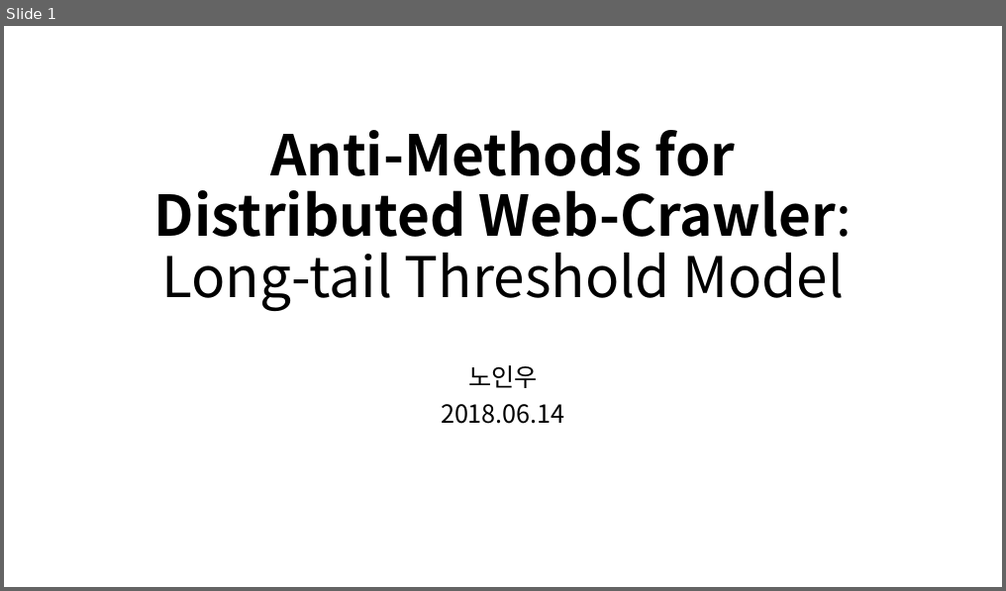
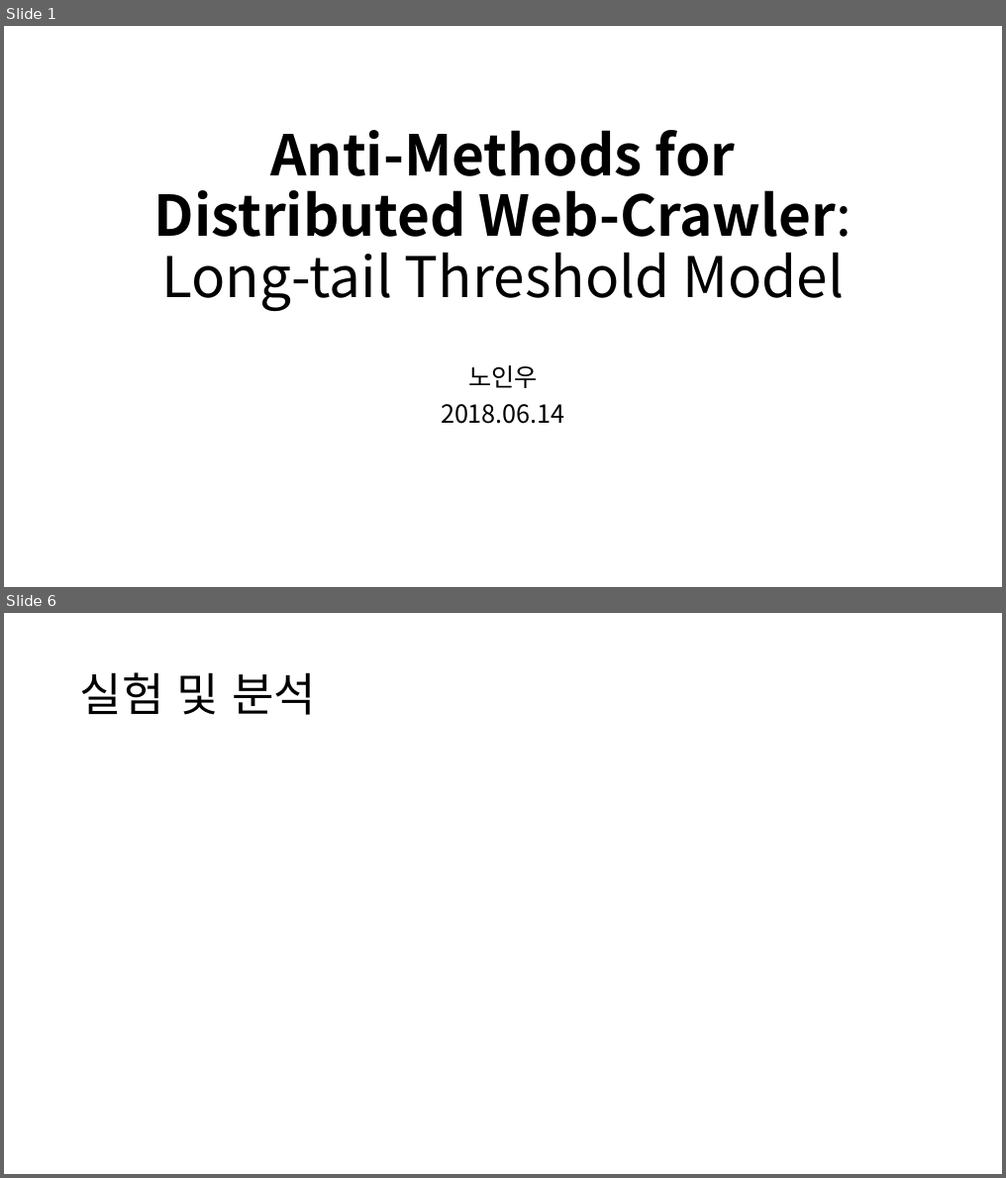
Before and after one commit to diemori/anti-crawler, a slide deck: 30_Presentation/AntiCrawlerLTM_노인우_20180611.pptx. Shown one above the other, each under a label of ours: slide 1 before the commit, slides 1 and 6 after it; the slides between them are not shown. The pictures are 1006x591 and 1006x1178 pixels, drawn with LibreOffice and Linux fonts; fonts in the diff are those of the drawing. Boxes give left, top, right and bottom in pixels: in the first picture for what was removed or moved away, otherwise in the second. Text is boxed around its words. In the diff, an @@ line names an element or a change of style, - is before the commit and + after.

```diff
--- a/30_Presentation/AntiCrawlerLTM_노인우_20180611.pptx
+++ b/30_Presentation/AntiCrawlerLTM_노인우_20180611.pptx
@@ slide 6 added at <box>4,613,1002,1174</box>, background #FFFFFF @@
@@ title added at <box>80,672,316,715</box>, 44 pt, text #000000 @@
+실험 및 분석
```
Also in this commit, not shown: 5 other slides added, 10 other files.
